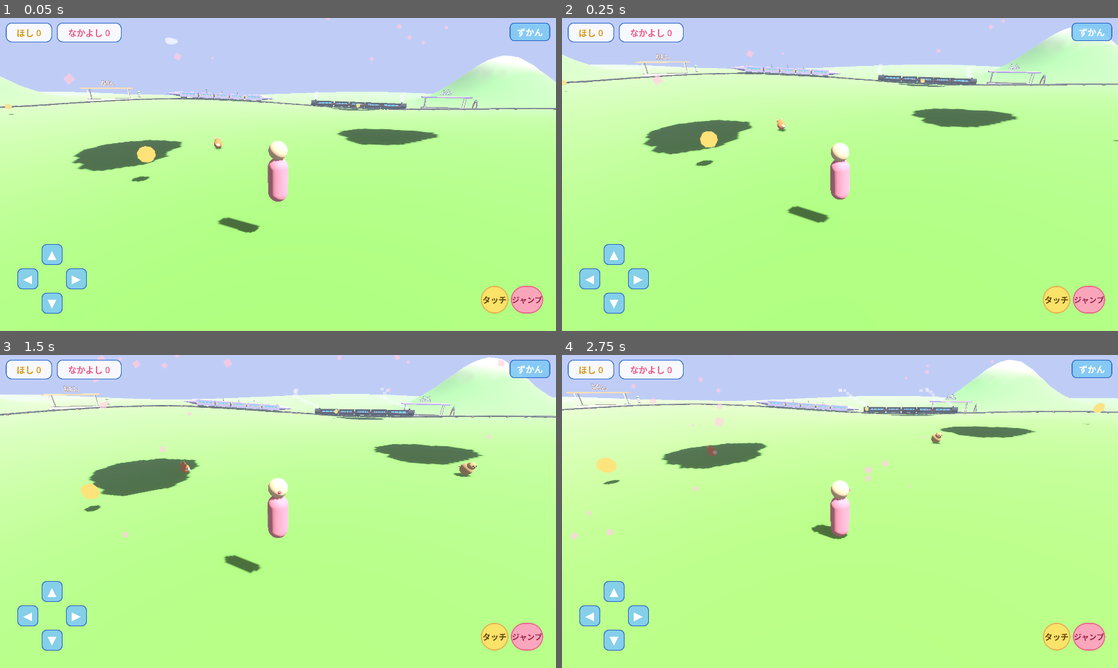
Above: before the commit, frames 1-4 (two rows, left to right).
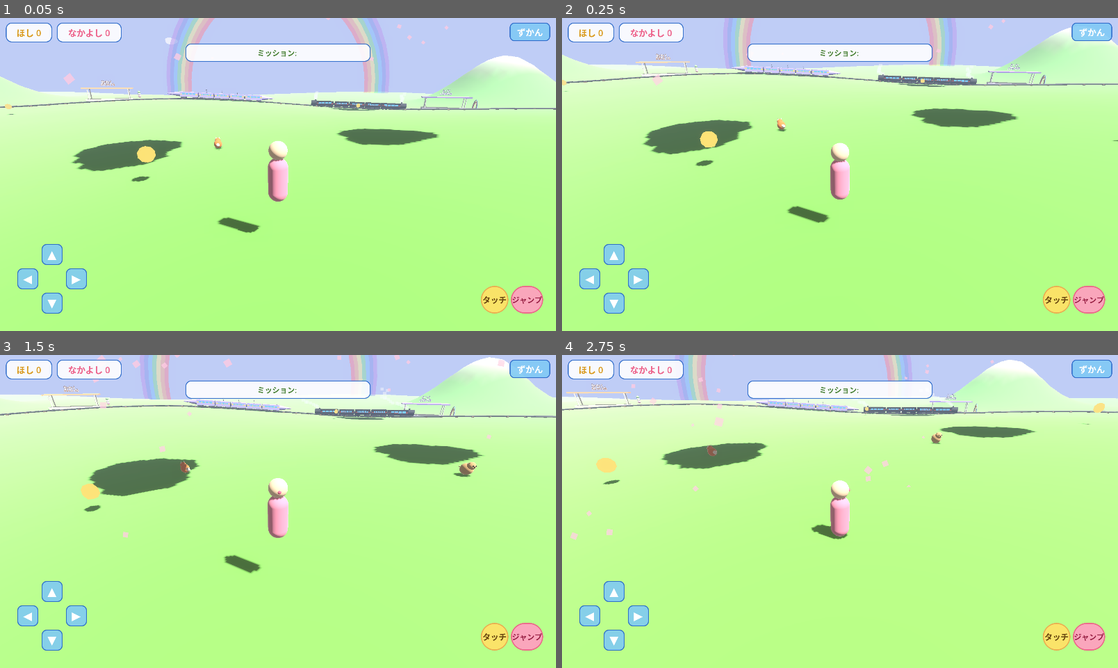
Above: after the commit, the same moments.

Repository: fanxingjudao-boop/shinkansen-world-godot
Game: Godot game, scene res://scenes/Main.tscn
Same seed, same stepped clock (60 frames per second), same inputs: the game is played once before the commit and once after it.
Inputs:
- Up to frame 1 (0.05 s): no input
- Up to frame 2 (0.25 s): no input
- Up to frame 3 (1.5 s): tap Enter at 0.5, 1.35 s; hold D (move_right) 0.53-1.28 s; tap E (interact) at 0.6 s; tap Space (jump) at 0.77 s; hold S (move_back) from 1.28 s (still down)
- Up to frame 4 (2.75 s): tap Space (jump) at 1.52 s; release S (move_back) at 2.03 s; hold D (move_right) from 2.03 s (still down); tap E (interact) at 2.1 s

The runs differ from the first frame. In frame 1, 4.1% of the frame differs, in the area x 30-70%, y 0-59%; in frame 2, 3.4%; in frame 3, 2.8%; in frame 4, 2.8%.

Commit message:
Phase 4 続き: リムライト・ホタル・虹・ミッション・効果音
- rim.gdshader: 輪郭が光るリムライトを動物・プレイヤーに適用
- fireflies.gd: 夜にホタルがふわふわ(day_night 連動)
- rainbow.gd: 遠景に7色の虹アーチ
- mission_manager.gd: やさしい5段ミッション(GameState連動、HUD表示)
- sound_fx.gd: プロシージャル効果音(星/なかよし/乗車/駅発見)
- 列車の車輪回転は負荷(約360個)で見送り

Co-Authored-By: Claude Opus 4.8 (1M context) <noreply@anthropic.com>

Diff:
--- /dev/null
+++ b/assets/shaders/rim.gdshader
@@ -0,0 +1,21 @@
+shader_type spatial;
+render_mode cull_back, diffuse_lambert, specular_disabled;
+
+// 子供向けのやさしいリムライト。
+// 物体の輪郭(視線に対して斜めの面)が rim_color で光り、
+// Glow と相まって「ふんわり光る」可愛い見た目になる。
+// 色は albedo uniform で受けるので、1 つのシェーダーを動物・キャラに使い回せる。
+
+uniform vec4 albedo : source_color = vec4(1.0);
+uniform vec4 rim_color : source_color = vec4(1.0, 1.0, 0.95, 1.0);
+uniform float rim_power : hint_range(0.5, 6.0) = 2.5;
+uniform float rim_strength : hint_range(0.0, 2.0) = 0.5;
+uniform float roughness_val : hint_range(0.0, 1.0) = 0.85;
+
+void fragment() {
+	ALBEDO = albedo.rgb;
+	ROUGHNESS = roughness_val;
+	METALLIC = 0.0;
+	float rim = pow(1.0 - clamp(dot(normalize(NORMAL), normalize(VIEW)), 0.0, 1.0), rim_power);
+	EMISSION = rim_color.rgb * rim * rim_strength;
+}
--- a/scenes/Main.tscn
+++ b/scenes/Main.tscn
@@ -41,6 +41,10 @@
 [ext_resource type="Script" path="res://scripts/world/game_state.gd" id="40_gamestate"]
 [ext_resource type="Script" path="res://scripts/world/station_manager.gd" id="41_statmgr"]
 [ext_resource type="PackedScene" path="res://scenes/ui/BookOverlay.tscn" id="42_book"]
+[ext_resource type="PackedScene" path="res://scenes/fx/Fireflies.tscn" id="43_fireflies"]
+[ext_resource type="PackedScene" path="res://scenes/world/Rainbow.tscn" id="44_rainbow"]
+[ext_resource type="Script" path="res://scripts/world/mission_manager.gd" id="45_mission"]
+[ext_resource type="Script" path="res://scripts/world/sound_fx.gd" id="46_sound"]
 
 [sub_resource type="Environment" id="Environment_main"]
 background_mode = 1
@@ -65,6 +69,15 @@
 [node name="GameState" type="Node" parent="."]
 script = ExtResource("40_gamestate")
 
+[node name="MissionManager" type="Node" parent="."]
+script = ExtResource("45_mission")
+game_state_path = NodePath("../GameState")
+hud_path = NodePath("../UI/TouchHUD")
+
+[node name="SoundFX" type="Node" parent="."]
+script = ExtResource("46_sound")
+game_state_path = NodePath("../GameState")
+
 [node name="WorldEnvironment" type="WorldEnvironment" parent="."]
 environment = SubResource("Environment_main")
 
@@ -191,11 +204,18 @@
 game_state_path = NodePath("../GameState")
 hud_path = NodePath("../UI/TouchHUD")
 
+[node name="Rainbow" parent="." instance=ExtResource("44_rainbow")]
+transform = Transform3D(1, 0, 0, 0, 1, 0, 0, 0, 1, 0, 2, -185)
+
 [node name="Player" parent="." instance=ExtResource("3_player")]
 transform = Transform3D(1, 0, 0, 0, 1, 0, 0, 0, 1, 0, 5, 0)
 
 [node name="CherryPetals" parent="Player" instance=ExtResource("10_petals")]
 transform = Transform3D(1, 0, 0, 0, 1, 0, 0, 0, 1, 0, 10, 0)
+
+[node name="Fireflies" parent="Player" instance=ExtResource("43_fireflies")]
+transform = Transform3D(1, 0, 0, 0, 1, 0, 0, 0, 1, 0, 2, 0)
+day_night_path = NodePath("../../DayNightCycle")
 
 [node name="CameraRig" type="Node3D" parent="."]
 transform = Transform3D(1, 0, 0, 0, 1, 0, 0, 0, 1, 0, 5, 8)
--- /dev/null
+++ b/scenes/fx/Fireflies.tscn
@@ -0,0 +1,6 @@
+[gd_scene format=3 uid="uid://bfirefly00001"]
+
+[ext_resource type="Script" path="res://scripts/fx/fireflies.gd" id="1_ff"]
+
+[node name="Fireflies" type="GPUParticles3D"]
+script = ExtResource("1_ff")
--- a/scenes/ui/TouchHUD.tscn
+++ b/scenes/ui/TouchHUD.tscn
@@ -285,6 +285,24 @@
 theme_override_styles/normal = SubResource("Style_dpad_normal")
 theme_override_styles/pressed = SubResource("Style_dpad_pressed")
 
+[node name="Mission" type="Label" parent="."]
+layout_mode = 1
+anchors_preset = 5
+anchor_left = 0.5
+anchor_right = 0.5
+offset_left = -320.0
+offset_top = 88.0
+offset_right = 320.0
+offset_bottom = 138.0
+grow_horizontal = 2
+mouse_filter = 2
+text = "ミッション: "
+horizontal_alignment = 1
+vertical_alignment = 1
+theme_override_colors/font_color = Color(0.28, 0.5, 0.2, 1)
+theme_override_font_sizes/font_size = 26
+theme_override_styles/normal = SubResource("Style_prompt_bg")
+
 [node name="Fade" type="ColorRect" parent="."]
 layout_mode = 1
 anchors_preset = 15
--- /dev/null
+++ b/scenes/world/Rainbow.tscn
@@ -0,0 +1,6 @@
+[gd_scene load_steps=2 format=3 uid="uid://brainbow00001"]
+
+[ext_resource type="Script" path="res://scripts/world/rainbow.gd" id="1_rb"]
+
+[node name="Rainbow" type="Node3D"]
+script = ExtResource("1_rb")
--- a/scripts/entities/animal.gd
+++ b/scripts/entities/animal.gd
@@ -8,6 +8,7 @@
 
 const AnimalData = preload("res://scripts/entities/animal_data.gd")
 const TerrainHeight = preload("res://scripts/world/terrain_height.gd")
+const RIM_SHADER = preload("res://assets/shaders/rim.gdshader")
 
 @export var animal_data: AnimalData
 
@@ -296,13 +297,21 @@
 
 
 func _mi(mesh: Mesh, color: Color, rough: float, unshaded: bool) -> MeshInstance3D:
-	var mat := StandardMaterial3D.new()
-	mat.albedo_color = color
-	mat.roughness = rough
-	mat.metallic = 0.0
-	if unshaded:
-		mat.shading_mode = BaseMaterial3D.SHADING_MODE_UNSHADED
 	var mi := MeshInstance3D.new()
 	mi.mesh = mesh
-	mi.material_override = mat
+	if unshaded:
+		var mat := StandardMaterial3D.new()
+		mat.albedo_color = color
+		mat.shading_mode = BaseMaterial3D.SHADING_MODE_UNSHADED
+		mi.material_override = mat
+	else:
+		# リムライトで輪郭がふんわり光る(Glow と相乗)
+		var sm := ShaderMaterial.new()
+		sm.shader = RIM_SHADER
+		sm.set_shader_parameter("albedo", color)
+		sm.set_shader_parameter("roughness_val", rough)
+		sm.set_shader_parameter("rim_color", Color(1, 1, 0.96))
+		sm.set_shader_parameter("rim_power", 2.5)
+		sm.set_shader_parameter("rim_strength", 0.5)
+		mi.material_override = sm
 	return mi
--- a/scripts/entities/player.gd
+++ b/scripts/entities/player.gd
@@ -3,6 +3,8 @@
 # プレイヤー操作スクリプト。
 # 設計方針: ロジック層(pure 関数)と Godot 操作層を明確に分離し、
 # 将来 C# 移植時のコストを抑える(docs/ARCHITECTURE.md 参照)。
+
+const RIM_SHADER = preload("res://assets/shaders/rim.gdshader")
 
 const SPEED: float = 5.0
 const JUMP_VELOCITY: float = 6.5
@@ -13,6 +15,20 @@
 func _ready() -> void:
 	if not is_in_group("player"):
 		add_to_group("player")
+	_apply_rim($Body, Color(1, 0.62, 0.753), 0.7)
+	_apply_rim($Head, Color(1, 0.878, 0.753), 0.7)
+	_apply_rim($Nose, Color(0.937, 0.376, 0.541), 0.6)
+
+
+# 体・頭・鼻にリムライト(輪郭がふんわり光る)を適用
+func _apply_rim(mi: MeshInstance3D, color: Color, rough: float) -> void:
+	var sm := ShaderMaterial.new()
+	sm.shader = RIM_SHADER
+	sm.set_shader_parameter("albedo", color)
+	sm.set_shader_parameter("roughness_val", rough)
+	sm.set_shader_parameter("rim_color", Color(1, 1, 0.96))
+	sm.set_shader_parameter("rim_strength", 0.5)
+	mi.material_override = sm
 
 func _physics_process(delta: float) -> void:
 	var input_dir: Vector2 = Input.get_vector(
--- /dev/null
+++ b/scripts/fx/fireflies.gd
@@ -0,0 +1,72 @@
+extends GPUParticles3D
+
+# 夜のホタル。プレイヤーの周りに黄緑の光がふわふわ浮かぶ(夜だけ)。
+# 昼は emitting=false で消える。Glow と相乗して優しく光る。
+
+const DayNightCycle = preload("res://scripts/world/day_night_cycle.gd")
+
+const NIGHT_LO: float = 0.22
+const NIGHT_HI: float = 0.80
+
+@export var day_night_path: NodePath
+
+var _dn: Node
+
+
+func _ready() -> void:
+	_dn = get_node_or_null(day_night_path)
+	_build()
+	emitting = false
+
+
+func _process(_delta: float) -> void:
+	var is_night: bool = true
+	if _dn:
+		var t: float = _dn.time_of_day
+		is_night = t < NIGHT_LO or t > NIGHT_HI
+	emitting = is_night
+
+
+func _build() -> void:
+	amount = 28
+	lifetime = 5.0
+	preprocess = 2.0
+	randomness = 1.0
+	local_coords = false
+
+	var pm := ParticleProcessMaterial.new()
+	pm.emission_shape = ParticleProcessMaterial.EMISSION_SHAPE_BOX
+	pm.emission_box_extents = Vector3(14, 3, 14)
+	pm.direction = Vector3(0, 1, 0)
+	pm.spread = 180.0
+	pm.gravity = Vector3.ZERO
+	pm.initial_velocity_min = 0.15
+	pm.initial_velocity_max = 0.5
+	pm.scale_min = 0.5
+	pm.scale_max = 1.0
+	pm.turbulence_enabled = true
+	pm.turbulence_noise_strength = 0.4
+	pm.turbulence_noise_scale = 1.2
+	# ほんのり点滅(alpha が時間で揺れる)
+	var ag := Gradient.new()
+	ag.set_color(0, Color(0.7, 1.0, 0.4, 0.0))
+	ag.add_point(0.2, Color(0.8, 1.0, 0.5, 1.0))
+	ag.add_point(0.8, Color(0.8, 1.0, 0.5, 1.0))
+	ag.set_color(ag.get_point_count() - 1, Color(0.7, 1.0, 0.4, 0.0))
+	var agt := GradientTexture1D.new()
+	agt.gradient = ag
+	pm.color_ramp = agt
+	process_material = pm
+
+	var qm := QuadMesh.new()
+	qm.size = Vector2(0.16, 0.16)
+	var mat := StandardMaterial3D.new()
+	mat.albedo_color = Color(0.8, 1.0, 0.5)
+	mat.emission_enabled = true
+	mat.emission = Color(0.7, 1.0, 0.4)
+	mat.emission_energy_multiplier = 3.0
+	mat.shading_mode = BaseMaterial3D.SHADING_MODE_UNSHADED
+	mat.transparency = BaseMaterial3D.TRANSPARENCY_ALPHA
+	mat.billboard_mode = BaseMaterial3D.BILLBOARD_PARTICLES
+	qm.material = mat
+	draw_pass_1 = qm
--- a/scripts/ui/touch_hud.gd
+++ b/scripts/ui/touch_hud.gd
@@ -20,6 +20,7 @@
 @onready var star_count_label: Label = $TopBar/StarCount
 @onready var friend_count_label: Label = $TopBar/FriendCount
 @onready var btn_book: BaseButton = $TopBar/BookButton
+@onready var mission_label: Label = $Mission
 
 @export var game_state_path: NodePath
 @export var book_path: NodePath
@@ -116,6 +117,10 @@
 	if friend_count_label:
 		friend_count_label.text = "なかよし %d" % _game_state.befriended_animals.size()
 
+func set_mission(text: String) -> void:
+	if mission_label:
+		mission_label.text = "ミッション: " + text
+
 func _on_book_pressed() -> void:
 	if _book and _book.has_method("open"):
 		_book.open()
--- /dev/null
+++ b/scripts/world/mission_manager.gd
@@ -0,0 +1,52 @@
+extends Node
+
+# やさしいミッション。Main 直下のノード。
+# GameState の進捗を見て、いまのミッションが達成されたら次へ進む。
+# 失敗・制限時間・ゲームオーバーは一切なし。順にクリアして「やったね!」を増やす。
+
+const GameState = preload("res://scripts/world/game_state.gd")
+const TouchHud = preload("res://scripts/ui/touch_hud.gd")
+
+@export var game_state_path: NodePath
+@export var hud_path: NodePath
+
+var _gs: GameState
+var _hud: TouchHud
+var _idx: int = 0
+var _missions: Array = []
+
+
+func _ready() -> void:
+	_gs = get_node_or_null(game_state_path) as GameState
+	_hud = get_node_or_null(hud_path) as TouchHud
+	_missions = [
+		{"text": "でんしゃに のってみよう", "done": func() -> bool: return _gs.boarded_trains.size() >= 1},
+		{"text": "どうぶつと なかよしに なろう", "done": func() -> bool: return _gs.befriended_animals.size() >= 1},
+		{"text": "ほしを 3こ あつめよう", "done": func() -> bool: return _gs.star_count >= 3},
+		{"text": "えきを みつけよう", "done": func() -> bool: return _gs.visited_stations.size() >= 1},
+		{"text": "ほしを 6こ あつめよう", "done": func() -> bool: return _gs.star_count >= 6},
+	]
+	if _gs:
+		_gs.changed.connect(_on_changed)
+	_update_hud()
+
+
+func _on_changed() -> void:
+	_check()
+
+
+func _check() -> void:
+	while _idx < _missions.size() and _missions[_idx]["done"].call():
+		_idx += 1
+		if _hud:
+			_hud.show_notice("ミッション クリア!")
+		_update_hud()
+
+
+func _update_hud() -> void:
+	if _hud == null:
+		return
+	if _idx < _missions.size():
+		_hud.set_mission(_missions[_idx]["text"])
+	else:
+		_hud.set_mission("ぜんぶ クリア!すごいね!")
--- /dev/null
+++ b/scripts/world/rainbow.gd
@@ -0,0 +1,40 @@
+extends Node3D
+
+# 遠くの空にかかる虹。7 色のアーチ。
+# 半透明 + emission で、Glow と相まってふんわり光る。
+# (将来 雨システムができたら「雨上がりに出る」連動にする。今は常時うっすら表示)
+
+const COLORS: Array = [
+	Color(1.0, 0.4, 0.4),   # あか
+	Color(1.0, 0.65, 0.3),  # だいだい
+	Color(1.0, 0.92, 0.35), # きいろ
+	Color(0.45, 0.85, 0.45),# みどり
+	Color(0.4, 0.72, 1.0),  # あお
+	Color(0.45, 0.5, 0.9),  # あい
+	Color(0.72, 0.5, 0.92), # むらさき
+]
+
+const RADIUS_BASE: float = 64.0
+const BAND: float = 2.6
+
+
+func _ready() -> void:
+	for i in range(COLORS.size()):
+		var torus := TorusMesh.new()
+		torus.inner_radius = RADIUS_BASE + i * BAND
+		torus.outer_radius = RADIUS_BASE + i * BAND + BAND
+		torus.rings = 48
+		torus.ring_segments = 8
+		var mi := MeshInstance3D.new()
+		mi.mesh = torus
+		var mat := StandardMaterial3D.new()
+		mat.albedo_color = Color(COLORS[i].r, COLORS[i].g, COLORS[i].b, 0.4)
+		mat.emission_enabled = true
+		mat.emission = COLORS[i]
+		mat.emission_energy_multiplier = 0.8
+		mat.shading_mode = BaseMaterial3D.SHADING_MODE_UNSHADED
+		mat.transparency = BaseMaterial3D.TRANSPARENCY_ALPHA
+		mat.cull_mode = BaseMaterial3D.CULL_DISABLED
+		mi.material_override = mat
+		mi.rotate_x(PI * 0.5)  # 水平リング → 縦アーチに立てる
+		add_child(mi)
--- /dev/null
+++ b/scripts/world/sound_fx.gd
@@ -0,0 +1,87 @@
+extends Node
+
+# やさしい効果音。Main 直下のノード。
+# 正弦波の短い音をスクリプトで生成(素材ファイル不要)、GameState の進捗が
+# 増えたときに鳴らす。星・なかよし・乗車・駅発見でそれぞれ違う音。
+#
+# 注意(Web): ブラウザの AudioContext は最初のユーザー操作後に有効になる。
+# タッチ/クリックの後でないと鳴らないことがある(Godot/ブラウザ仕様)。
+# スタート画面で AudioContext を起こす対応は Phase 5 で。
+
+const GameState = preload("res://scripts/world/game_state.gd")
+
+const MIX_RATE: int = 22050
+
+@export var game_state_path: NodePath
+
+var _gs: GameState
+var _player: AudioStreamPlayer
+
+var _prev_star: int = 0
+var _prev_friend: int = 0
+var _prev_board: int = 0
+var _prev_station: int = 0
+
+var _tone_star: AudioStreamWAV
+var _tone_friend: AudioStreamWAV
+var _tone_board: AudioStreamWAV
+var _tone_station: AudioStreamWAV
+
+
+func _ready() -> void:
+	_gs = get_node_or_null(game_state_path) as GameState
+	_player = AudioStreamPlayer.new()
+	_player.volume_db = -8.0
+	add_child(_player)
+	# やさしい上昇 2 音(ド→ソ など)
+	_tone_star = _make_tone(880.0, 1320.0, 0.18)
+	_tone_friend = _make_tone(660.0, 990.0, 0.22)
+	_tone_board = _make_tone(523.0, 784.0, 0.20)
+	_tone_station = _make_tone(784.0, 1047.0, 0.20)
+	if _gs:
+		_gs.changed.connect(_on_changed)
+
+
+func _on_changed() -> void:
+	if _gs == null:
+		return
+	# 増えたものを 1 つ鳴らす(同時増加はまれなので優先順で 1 つ)
+	if _gs.star_count > _prev_star:
+		_play(_tone_star)
+	elif _gs.befriended_animals.size() > _prev_friend:
+		_play(_tone_friend)
+	elif _gs.boarded_trains.size() > _prev_board:
+		_play(_tone_board)
+	elif _gs.visited_stations.size() > _prev_station:
+		_play(_tone_station)
+	_prev_star = _gs.star_count
+	_prev_friend = _gs.befriended_animals.size()
+	_prev_board = _gs.boarded_trains.size()
+	_prev_station = _gs.visited_stations.size()
+
+
+func _play(stream: AudioStreamWAV) -> void:
+	_player.stream = stream
+	_player.play()
+
+
+# 正弦波で短い 2 音(前半 freq_a → 後半 freq_b)を作る。
+# 両端をなめらかに(sin の山でフェードイン/アウト)してプチノイズを抑える。
+func _make_tone(freq_a: float, freq_b: float, dur: float) -> AudioStreamWAV:
+	var n: int = int(MIX_RATE * dur)
+	var data := PackedByteArray()
+	data.resize(n * 2)
+	for i in range(n):
+		var t: float = float(i) / float(MIX_RATE)
+		var prog: float = float(i) / float(n)
+		var freq: float = freq_a if prog < 0.5 else freq_b
+		var env: float = sin(prog * PI)  # 0→1→0 のやさしい包絡線
+		var s: float = sin(TAU * freq * t) * env * 0.6
+		var v: int = int(clamp(s, -1.0, 1.0) * 32767.0)
+		data.encode_s16(i * 2, v)
+	var wav := AudioStreamWAV.new()
+	wav.format = AudioStreamWAV.FORMAT_16_BITS
+	wav.mix_rate = MIX_RATE
+	wav.stereo = false
+	wav.data = data
+	return wav
Not shown, added: assets/shaders/rim.gdshader.uid
Not shown: 1 places in scenes/Main.tscn that only renumber resources
Not shown: 1 places in scenes/ui/BookOverlay.tscn that only renumber resources
Not shown, added: scripts/fx/fireflies.gd.uid
Not shown, added: scripts/ui/book.gd.uid
Not shown, added: scripts/world/animal_manager.gd.uid
Not shown, added: scripts/world/game_state.gd.uid
Not shown, added: scripts/world/station_manager.gd.uid
Not shown, changed: changelog.md
Not shown, changed: docs/HANDOFF.md
Not shown, changed: export/web/index.pck
